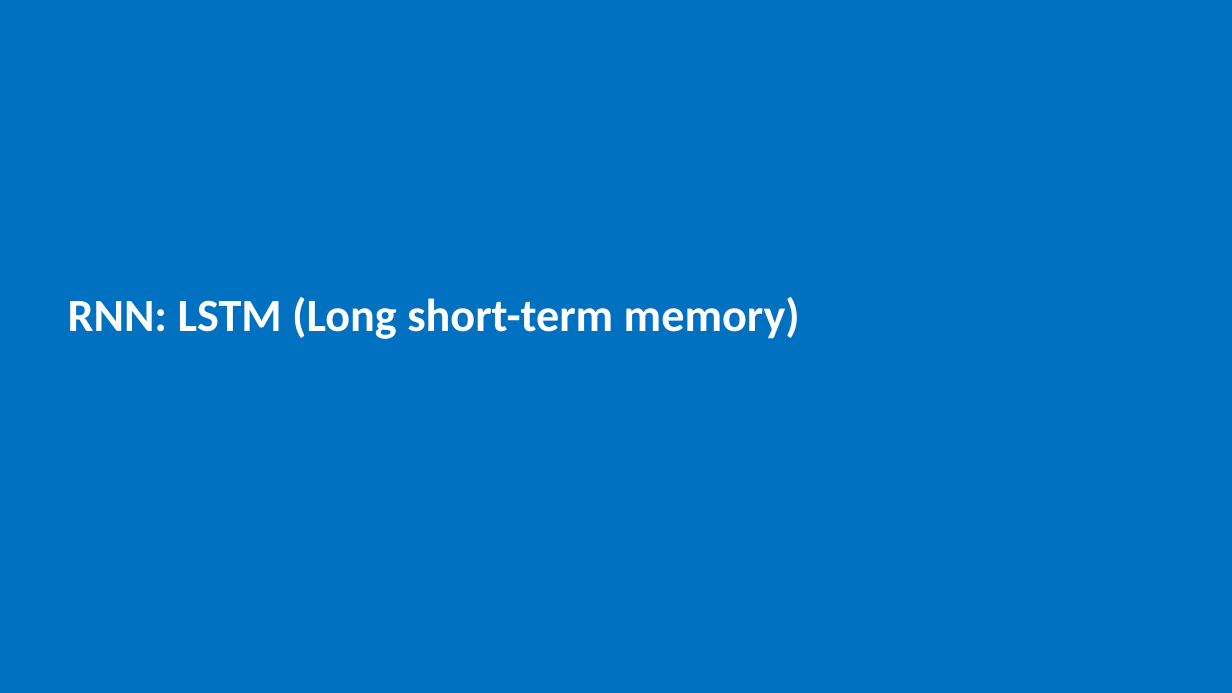
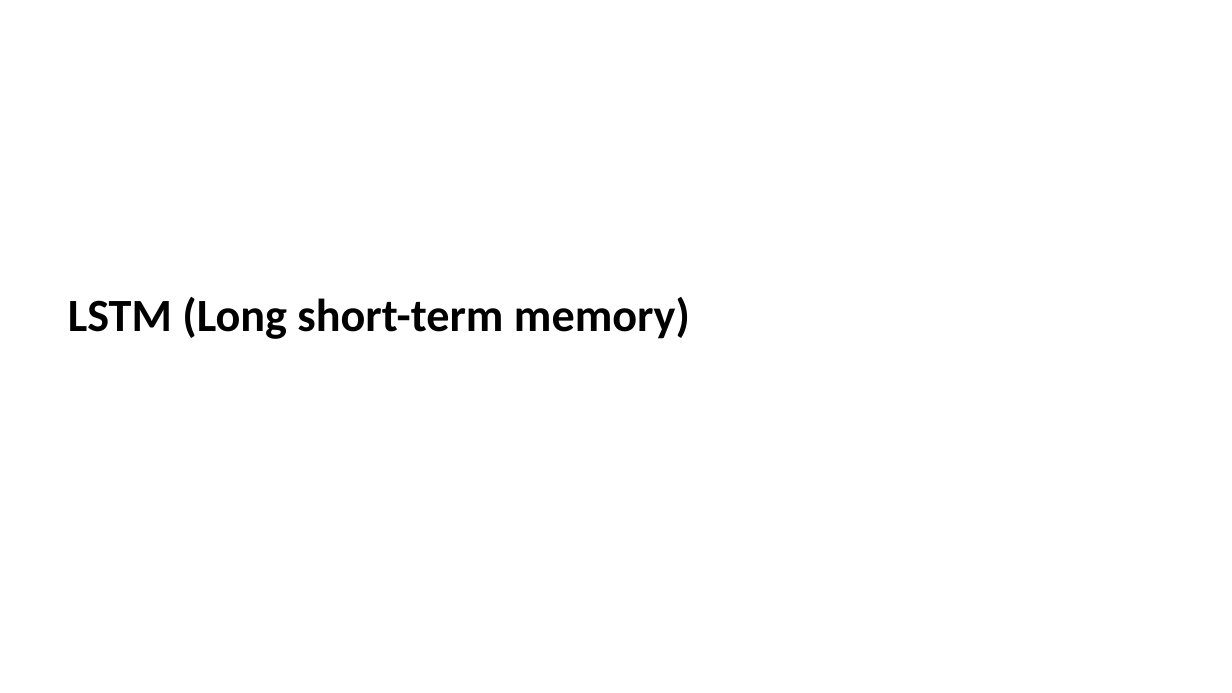
Before and after one commit to jzanetti/Sijin_ML, a slide deck: slide 1 of docs/source/deep_learning/slides/rnn_lstm.pptx. Drawn at 1232x693 pixels with LibreOffice and Linux fonts; fonts in the diff are those of the drawing. Boxes give left, top, right and bottom in pixels: in the first picture for what was removed or moved away, otherwise in the second. Text is boxed around its words. In the diff, an @@ line names an element or a change of style, - is before the commit and + after.

Commit message:
update lstm

```diff
--- a/docs/source/deep_learning/slides/rnn_lstm.pptx
+++ b/docs/source/deep_learning/slides/rnn_lstm.pptx
@@ background #0070C0 to #FFFFFF @@
@@ text at (68, 297, 690, 339): text changed; text colour #FFFFFF to #000000 @@
-RNN: LSTM (Long short-term memory)
+LSTM (Long short-term memory)
```
Also in this commit, not shown: 32 slides added, 31 slides removed, 3 other files.
